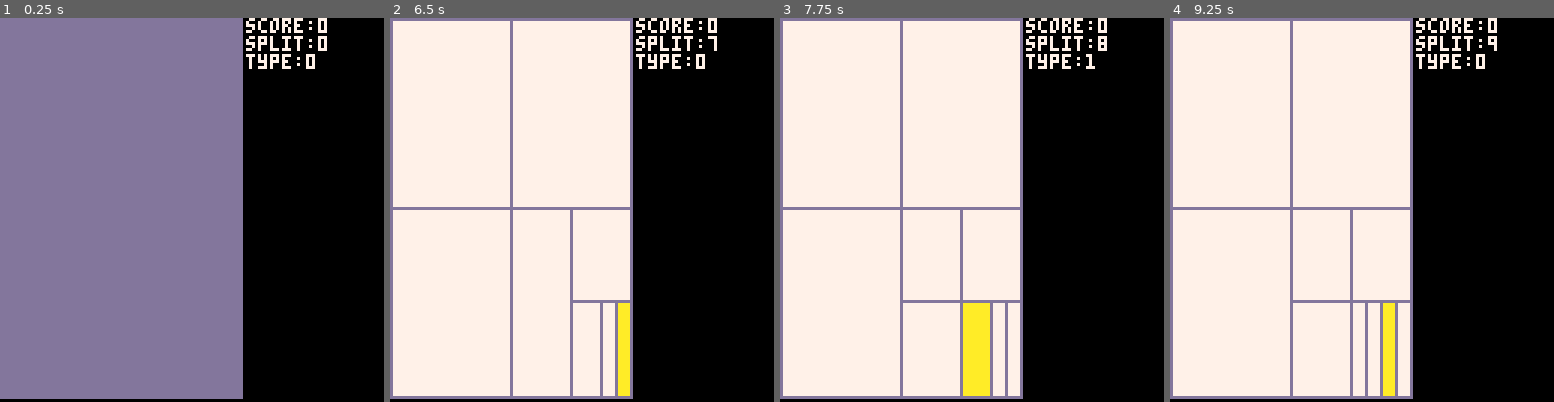
Above: before the commit, frames 1-4 (left to right).
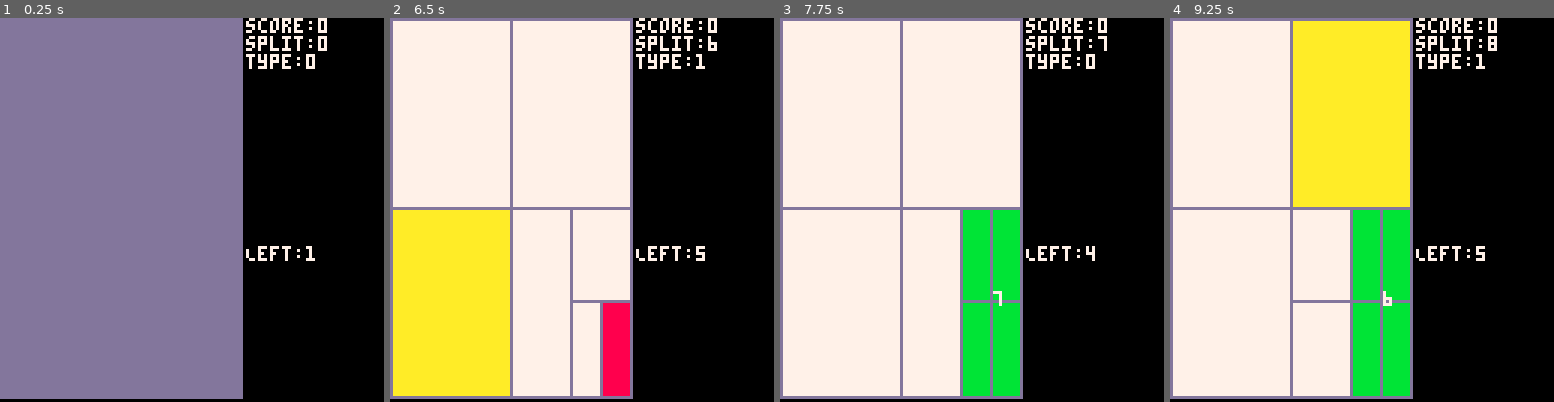
Above: after the commit, the same moments.

Repository: kelvinq/p8spl-t
Game: PICO-8 cartridge p8spl-t.p8
Same seed, same stepped clock (60 frames per second), same inputs: the game is played once before the commit and once after it.
Inputs:
- Up to frame 1 (0.25 s): no input
- Up to frame 2 (6.5 s): tap X (X key) at 0.33, 1.07, 1.85, 2.97, 4.08, 5.2, 6.32 s; tap O (Z key) at 0.7, 1.7, 2.1, 2.5, 2.9, 3.3, 3.7, 4.1, 4.5, 4.9, 5.3, 5.7, 6.1 s; hold Right 1.6-2.1 s; hold Up 2.15-2.42 s; hold Right 2.47-3.03 s; hold Left 3.08-3.58 s; hold Down 3.63-3.97 s; hold Right 4.02-4.68 s; hold Up 4.73-5.03 s; hold Left 5.08-5.68 s; hold Down 5.73-6.03 s; hold Right from 6.08 s (still down)
- Up to frame 3 (7.75 s): tap O (Z key) every 0.4 s from 6.5 to 7.7 s; release Right at 6.58 s; hold Right 6.63-7.13 s; hold Up 7.18-7.45 s; tap X (X key) at 7.43 s; hold Right from 7.5 s (still down)
- Up to frame 4 (9.25 s): release Right at 8.07 s; tap O (Z key) at 8.1, 8.5, 8.9 s; hold Left 8.12-8.62 s; tap X (X key) at 8.55 s; hold Down 8.67-9 s; hold Right from 9.05 s (still down)

The runs differ from the first frame. In frame 1, 0.2% of the frame differs, in the area x 64-83%, y 59-64%; in frame 2, 17%; in frame 3, 7.3%; in frame 4, 22%, in the area x 32-85%, y 0-99%.

Commit message:
Minimally playable. Game resets when there are no more splits left.

Diff:
--- a/p8spl-t.p8
+++ b/p8spl-t.p8
@@ -3,6 +3,7 @@
 __lua__
 
 function _init()
+    minRects={}
     delRects={}
     netherY=128
     gravity=1
@@ -16,9 +17,8 @@
     selectColor=10
     maxX=80
     maxY=126
-    -- minArea=90
-    minWidth=3
-    minHeight=2
+    minWidth=5
+    minHeight=5
     playSurfaceCol=13
     allRects={}
     -- Create first rect and add it to array.
@@ -82,6 +82,7 @@
     else
         selectedRect.fColor=8 -- Red
         print("Not allowed!", maxX+2, 18,currentColor)
+        selectedRect.fColor=8 -- Red
     end
 end
 
@@ -142,13 +143,15 @@
 function doeachturn()
     for i in all(qualRects) do
         i.splitsLeft-=1
-        if (i.splitsLeft==0) countScore=countScore+i[1].area+i[2].area+i[3].area+i[4].area add(delRects,i) del(qualRects,i)
+        if (i.splitsLeft==0) countScore=countScore+flr(sqrt(i[1].area+i[2].area+i[3].area+i[4].area)) add(delRects,i) del(qualRects,i)
         -- i.midpoint.x=getMidpoint(i)[1]  i.midpoint.y=getMidpoint(i)[2]
     end
     for j in all(allRects) do
         -- j.midpoint.x=getMidpoint(i)[1]  j.midpoint.y=getMidpoint(i)[2]
     end
+
     addnewRects()
+
 end
 
 function bottomCheck(RectC)
@@ -203,6 +206,17 @@
 
 end
 
+function detectNoTurns()
+    minRects={}
+    for i in all(allRects) do
+        if (((i.x2-i.x1)<=(minWidth*2)) or ((i.y2-i.y1)<=(minHeight*2))) add(minRects,i)
+    end
+end
+
+function deathScreen()
+    for i in all(allRects) do i.fColor=8 print("No more splits left!",64,64,14) end
+end
+
 function _update()
 
     for i in all(allRects) do
@@ -235,7 +249,7 @@
 
     -- if (btnp(4)) currentColor=flr(rnd(15))
 
-    if (btnp(5)) attemptSplit(selectedRect) selectedRect=allRects[count(allRects)] selectedRect.fColor=selectColor findqualifiedRects(allRects) -- doeachturn()
+    if (btnp(5)) attemptSplit(selectedRect) selectedRect=allRects[count(allRects)] selectedRect.fColor=selectColor findqualifiedRects(allRects) detectNoTurns()
 
     if count(allRects) <= 1 then -- Selected default rectangle if there is only 1 rectangle.
         selectedRect=allRects[count(allRects)]
@@ -261,6 +275,8 @@
         print(i.splitsLeft,(max(max(i[1].midpoint.x,i[2].midpoint.x),i[3].midpoint.x)-min(min(i[1].midpoint.x,i[2].midpoint.x)-3,i[3].midpoint.x))/2+min(min(i[1].midpoint.x,i[2].midpoint.x),i[3].midpoint.x),min(min(i[1].y2,i[2].y2),i[3].y2)-3,7)
     end
 
+    if ((count(allRects)-count(minRects))==0) deathScreen() _init()
+
     print("score:"..countScore, maxX+2, 0,currentColor)
     print("split:"..countSplit, maxX+2, 6,currentColor)
     print("type:"..typeSplit, maxX+2, 12,currentColor)
@@ -269,7 +285,10 @@
         -- print("rArea: "..selectedRect.area, maxX+2, 70,currentColor)
         -- print("sRect: "..get_key_for_value(allRects,selectedRect), maxX+2, 70,currentColor)
         -- print("rectC: "..count(allRects), maxX+2, 64,currentColor)
-        -- print("qRect: "..count(qualRects), maxX+2, 76,currentColor)
+        print("Left:"..(count(allRects)-count(minRects)), maxX+2, 76,currentColor)
+        -- print("mRs: "..count(minRects), maxX+2, 82,currentColor)
+        -- print("s:x: "..selectedRect.x2-selectedRect.x1, maxX+2, 88,currentColor)
+        -- print("s:y: "..selectedRect.y2-selectedRect.y1, maxX+2, 96,currentColor)
         -- print("qcount: "..debugqcount, maxX+2, 82,currentColor)
         -- print("s:x: "..selectedRect.midpoint.x, maxX+2, 88,currentColor)
         -- print("s:y: "..selectedRect.midpoint.y, maxX+2, 94,currentColor)
